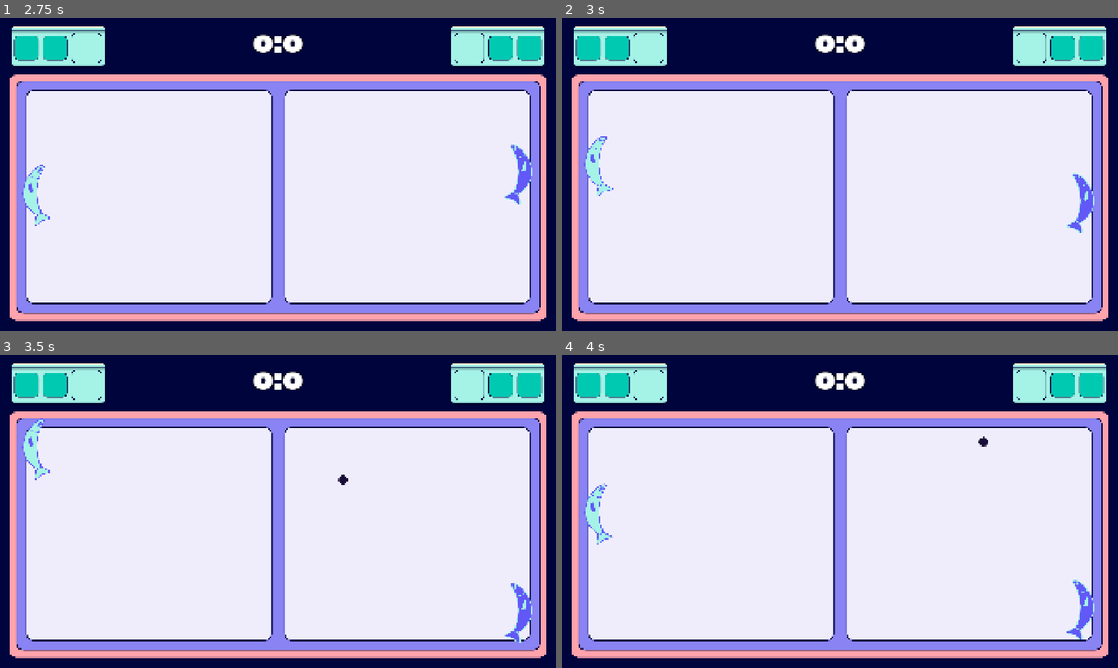
Above: before the commit, frames 1-4 (two rows, left to right).
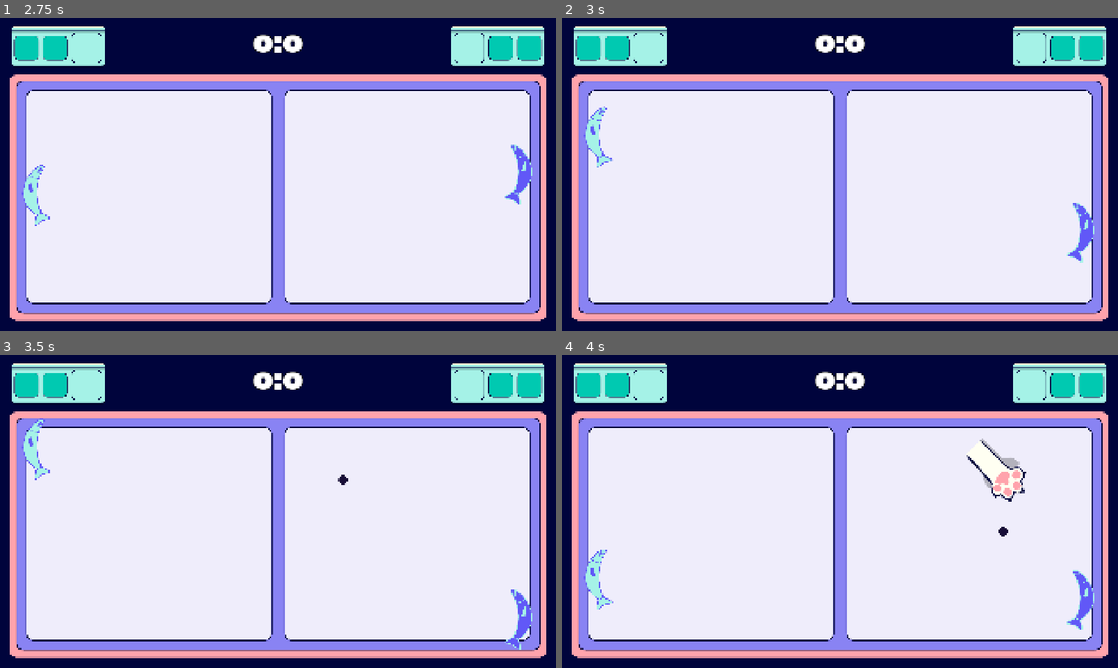
Above: after the commit, the same moments.

Repository: Jurinich/GDSG-WS-semester-project
Game: Godot game, scene res://scenes/main_menu.tscn
The game is run twice, just before and just after one commit, with the same random seed, the same clock (stepped at 60 frames per second) and the same inputs.
Inputs:
- Up to frame 1 (2.75 s): click "Settings" at 0.5 s; click "Back" at 1.25 s; click "Start Game" at 2 s
- Up to frame 2 (3 s): tap Enter at 2.75 s; hold W (upP1) from 2.78 s (still down); hold Down (downP2) from 2.78 s (still down)
- Up to frame 3 (3.5 s): keep holding W (upP1); keep holding Down (downP2)
- Up to frame 4 (4 s): release W (upP1) at 3.53 s; release Down (downP2) at 3.53 s; hold S (downP1) from 3.53 s (still down); tap Up (upP2) at 3.6 s

Frame 1 is identical in both runs. In frame 2, 1.4% of the frame differs, in the area x 3-96%, y 28-79%; in frame 3, 0.4%; in frame 4, 1.8%, in the area x 3-96%, y 26-91%.

Commit message:
kittens are hitting the ball!!! also fix for the paddles, now they are locked on the x axis

Diff:
--- a/gdsg-semester-project-w-2025-/project.godot
+++ b/gdsg-semester-project-w-2025-/project.godot
@@ -8,11 +8,15 @@
 
 config_version=5
 
+[animation]
+
+compatibility/default_parent_skeleton_in_mesh_instance_3d=true
+
 [application]
 
 config/name="GDSGSemesterProjectW2025-"
 run/main_scene="uid://b7uldkmwrx85"
-config/features=PackedStringArray("4.4", "Forward Plus")
+config/features=PackedStringArray("4.6", "Forward Plus")
 config/icon="res://icon.svg"
 
 [autoload]
--- a/gdsg-semester-project-w-2025-/scenes/ball.tscn
+++ b/gdsg-semester-project-w-2025-/scenes/ball.tscn
@@ -6,13 +6,13 @@
 [sub_resource type="CircleShape2D" id="CircleShape2D_cxlvu"]
 radius = 16.0312
 
-[node name="Ball" type="CharacterBody2D"]
+[node name="Ball" type="CharacterBody2D" unique_id=1018465714]
 collision_mask = 14
 script = ExtResource("1_cxlvu")
 
-[node name="Sprite2D" type="Sprite2D" parent="."]
+[node name="Sprite2D" type="Sprite2D" parent="." unique_id=21687957]
 self_modulate = Color(0.0933153, 0.0563395, 0.217105, 1)
 texture = ExtResource("1_7s4qf")
 
-[node name="CollisionShape2D" type="CollisionShape2D" parent="."]
+[node name="CollisionShape2D" type="CollisionShape2D" parent="." unique_id=900141556]
 shape = SubResource("CircleShape2D_cxlvu")
--- a/gdsg-semester-project-w-2025-/scenes/game.tscn
+++ b/gdsg-semester-project-w-2025-/scenes/game.tscn
@@ -10,6 +10,8 @@
 [ext_resource type="Script" uid="uid://c0n866wxrwtu6" path="res://scripts/score_label.gd" id="6_p57ef"]
 [ext_resource type="Texture2D" uid="uid://dyqjkte0byedt" path="res://assets/sprites/Backgrounds/inventory_leftplayer.png" id="6_vtaks"]
 [ext_resource type="Texture2D" uid="uid://dh4qjaud52ho" path="res://assets/sprites/Backgrounds/inventory_rightplayer.png" id="7_kvpfn"]
+[ext_resource type="Script" uid="uid://c0uvs62o1qka0" path="res://scripts/kitten_paw_spawner.gd" id="11_kvpfn"]
+[ext_resource type="PackedScene" uid="uid://cwwdjsm2bpjkx" path="res://scenes/kitten_paw.tscn" id="12_dinhu"]
 
 [sub_resource type="RectangleShape2D" id="RectangleShape2D_yqjtg"]
 
@@ -20,6 +22,12 @@
 size = Vector2(60, 843)
 
 [sub_resource type="QuadMesh" id="QuadMesh_8cj0n"]
+
+[sub_resource type="RectangleShape2D" id="RectangleShape2D_dinhu"]
+size = Vector2(578, 136)
+
+[sub_resource type="RectangleShape2D" id="RectangleShape2D_kvuet"]
+size = Vector2(580, 146)
 
 [node name="Game" type="Node2D" unique_id=73412862]
 
@@ -115,6 +123,12 @@
 mesh = SubResource("QuadMesh_8cj0n")
 texture = ExtResource("1_u5sy4")
 
+[node name="Background2" type="MeshInstance2D" parent="BackgroundLayer" unique_id=1420202630]
+position = Vector2(960, 98.03125)
+scale = Vector2(1920.0001, 195.9375)
+mesh = SubResource("QuadMesh_8cj0n")
+texture = ExtResource("1_u5sy4")
+
 [node name="PlayingField" type="MeshInstance2D" parent="BackgroundLayer" unique_id=343629162]
 position = Vector2(960, 620)
 scale = Vector2(1860, 854)
@@ -126,3 +140,23 @@
 script = ExtResource("3_lnu2h")
 ball_scene = ExtResource("2_yqjtg")
 spawn_position = Vector2(960, 540)
+
+[node name="PawTriggers" type="Node" parent="." unique_id=1290527789]
+
+[node name="Area2D" type="Area2D" parent="PawTriggers" unique_id=1517508622]
+position = Vector2(960, 320)
+
+[node name="CollisionShape2D" type="CollisionShape2D" parent="PawTriggers/Area2D" unique_id=1642479886]
+shape = SubResource("RectangleShape2D_dinhu")
+
+[node name="Area2D2" type="Area2D" parent="PawTriggers" unique_id=1286321607]
+position = Vector2(960, 910)
+
+[node name="CollisionShape2D" type="CollisionShape2D" parent="PawTriggers/Area2D2" unique_id=116776446]
+shape = SubResource("RectangleShape2D_kvuet")
+
+[node name="KittenPawSpawner" type="Node2D" parent="." unique_id=544222303 node_paths=PackedStringArray("triggers")]
+script = ExtResource("11_kvpfn")
+paw_scene = ExtResource("12_dinhu")
+hit_chance = 1.0
+triggers = [NodePath("../PawTriggers/Area2D"), NodePath("../PawTriggers/Area2D2")]
--- /dev/null
+++ b/gdsg-semester-project-w-2025-/scenes/kitten_paw.tscn
@@ -0,0 +1,19 @@
+[gd_scene format=3 uid="uid://cwwdjsm2bpjkx"]
+
+[ext_resource type="Texture2D" uid="uid://o6ur7o25lh2o" path="res://assets/sprites/Kittens/player_kittens/paw.png" id="1_lw55w"]
+[ext_resource type="Script" uid="uid://dp7qf652de1gh" path="res://scripts/kitten_paw.gd" id="1_q3ek6"]
+
+[sub_resource type="CapsuleShape2D" id="CapsuleShape2D_3gecy"]
+radius = 56.0
+height = 136.0
+
+[node name="Area2D" type="Area2D" unique_id=1350999620]
+script = ExtResource("1_q3ek6")
+
+[node name="Sprite2D" type="Sprite2D" parent="." unique_id=104630120]
+texture = ExtResource("1_lw55w")
+offset = Vector2(0, -120)
+
+[node name="CollisionShape2D" type="CollisionShape2D" parent="." unique_id=341917828]
+position = Vector2(2, -151)
+shape = SubResource("CapsuleShape2D_3gecy")
--- a/gdsg-semester-project-w-2025-/scripts/ball.gd
+++ b/gdsg-semester-project-w-2025-/scripts/ball.gd
@@ -1,15 +1,25 @@
+class_name Ball
 extends CharacterBody2D
 
-@export var SPEED: float = 600.0
+@export var BASE_SPEED: float = 600.0
+@export var SPEED_DECAY: float = 300.0
+
+var current_speed: float
 
 func _ready():
+	current_speed = BASE_SPEED
 	launch_ball()
 
 func launch_ball():
+	current_speed = BASE_SPEED
 	var direction = [-1, 1].pick_random()
-	velocity = Vector2(direction, randf_range(-0.5, 0.5)).normalized() * SPEED
+	velocity = Vector2(direction, randf_range(-0.5, 0.5)).normalized() * current_speed
 
 func _physics_process(delta: float) -> void:
+	if current_speed > BASE_SPEED:
+		current_speed = move_toward(current_speed, BASE_SPEED, SPEED_DECAY * delta)
+	velocity = velocity.normalized() * current_speed
+
 	var collision := move_and_collide(velocity * delta)
 	if collision:
 		var collider = collision.get_collider()
@@ -19,4 +29,8 @@
 			velocity = velocity.bounce(normal)
 			if collider is CharacterBody2D:
 				velocity.y += collider.velocity.y * 0.5
-			velocity = velocity.normalized() * SPEED
+			velocity = velocity.normalized() * BASE_SPEED
+
+func paw_hit(new_direction: Vector2, boost_amount: float):
+	velocity = new_direction.normalized()
+	current_speed += boost_amount
--- /dev/null
+++ b/gdsg-semester-project-w-2025-/scripts/kitten_paw.gd
@@ -0,0 +1,104 @@
+extends Area2D
+
+@export var MIN_SWING_SPEED: float = 0.25
+@export var MAX_SWING_SPEED: float = 0.55
+@export var MIN_BOOST_POWER: float = 300.0
+@export var MAX_BOOST_POWER: float = 600.0
+
+@export var RETRACT_SPEED: float = 0.15
+@export var SPRITE_ROTATION_FIX: float = 90.0
+
+var target_ball: CharacterBody2D = null
+var swing_direction: Vector2 = Vector2.ZERO
+var current_boost_power: float = 0.0
+
+var swing_duration: float = 0.0
+var swing_start_time: int = 0
+
+func _ready():
+	body_entered.connect(_on_body_entered)
+
+func attack(ball_ref: CharacterBody2D):
+	target_ball = ball_ref
+
+	var ARENA_TOP_Y = 217.0
+	var ARENA_BOTTOM_Y = 1018.0
+
+	var actual_swing_speed = randf_range(MIN_SWING_SPEED, MAX_SWING_SPEED)
+	swing_duration = actual_swing_speed
+	swing_start_time = Time.get_ticks_msec()
+	var weight = inverse_lerp(MAX_SWING_SPEED, MIN_SWING_SPEED, actual_swing_speed)
+	current_boost_power = lerp(MIN_BOOST_POWER, MAX_BOOST_POWER, weight)
+
+	var is_top_attack = target_ball.global_position.y < 617
+	var hide_y_pos = 0.0
+	if is_top_attack:
+		hide_y_pos = ARENA_TOP_Y - 150
+	else:
+		hide_y_pos = ARENA_BOTTOM_Y + 150
+
+	var spawn_x = target_ball.global_position.x
+	global_position = Vector2(spawn_x, hide_y_pos)
+
+	var future_pos = target_ball.global_position + (target_ball.velocity * actual_swing_speed * 0.9)
+	future_pos.x = clamp(future_pos.x, 150, 1770)
+	future_pos.y = clamp(future_pos.y, ARENA_TOP_Y, ARENA_BOTTOM_Y)
+	var destination = future_pos
+
+	var random_swing = randf() > 0.5
+	var is_spawning_on_right = spawn_x > destination.x
+	var start_deg = 0.0
+	var end_deg = 0.0
+
+	if is_top_attack:
+		if is_spawning_on_right:
+			start_deg = 45 if !random_swing else 135
+			end_deg = 135 if !random_swing else 45
+		else:
+			start_deg = 135 if !random_swing else 45
+			end_deg = 45 if !random_swing else 135
+	else:
+		if is_spawning_on_right:
+			start_deg = -45 if !random_swing else -135
+			end_deg = -135 if !random_swing else -45
+		else:
+			start_deg = -135 if !random_swing else -45
+			end_deg = -45 if !random_swing else -135
+
+	start_deg += SPRITE_ROTATION_FIX
+	end_deg += SPRITE_ROTATION_FIX
+
+	rotation_degrees = start_deg
+	swing_direction = Vector2.from_angle(deg_to_rad(end_deg - SPRITE_ROTATION_FIX))
+
+	var tween = create_tween()
+	tween.set_parallel(true)
+	tween.tween_property(self, "global_position", destination, actual_swing_speed)\
+		.set_trans(Tween.TRANS_CUBIC).set_ease(Tween.EASE_OUT)
+	tween.tween_property(self, "rotation_degrees", end_deg, actual_swing_speed)\
+		.set_trans(Tween.TRANS_QUAD).set_ease(Tween.EASE_OUT)
+
+	tween.chain().tween_property(self, "global_position", Vector2(spawn_x, hide_y_pos), RETRACT_SPEED)\
+		.set_trans(Tween.TRANS_CUBIC).set_ease(Tween.EASE_IN).set_delay(0.1)
+	tween.chain().tween_callback(queue_free)
+
+func _on_body_entered(body):
+	if body == target_ball:
+		var new_dir = swing_direction
+
+		var time_elapsed_sec = (Time.get_ticks_msec() - swing_start_time) / 1000.0
+
+		var effective_power = current_boost_power
+
+		if time_elapsed_sec >= (swing_duration * 0.9):
+			effective_power = current_boost_power * 0.1
+			print("Late Hit! Reduced power.")
+
+		var is_top_attack = global_position.y < 617
+		if is_top_attack:
+			if new_dir.y < 0: new_dir.y = 0.5
+		else:
+			if new_dir.y > 0: new_dir.y = -0.5
+
+		if body.has_method("paw_hit"):
+			body.paw_hit(new_dir, effective_power)
--- /dev/null
+++ b/gdsg-semester-project-w-2025-/scripts/kitten_paw_spawner.gd
@@ -0,0 +1,39 @@
+class_name KittenSpawner
+extends Node
+
+@export_group("Settings")
+@export var paw_scene: PackedScene
+@export_range(0.0, 1.0) var hit_chance: float = 0.2
+
+@export_group("References")
+@export var triggers: Array[Area2D]
+
+func _ready():
+
+	for i in range(triggers.size()):
+		var trigger = triggers[i]
+		if trigger:
+			if !trigger.body_entered.is_connected(_on_trigger_entered):
+				trigger.body_entered.connect(_on_trigger_entered)
+
+func _on_trigger_entered(body):
+	if body is Ball:
+		attempt_kitten_spawn(body)
+
+func attempt_kitten_spawn(target_ball: Ball):
+	var roll = randf()
+	if roll > hit_chance:
+		return
+
+		# max 1 paw
+	if get_tree().get_node_count_in_group("KittenPaws") > 0:
+		return
+
+	call_deferred("spawn_paw", target_ball)
+
+func spawn_paw(target_ball: Ball):
+	if paw_scene:
+		var paw = paw_scene.instantiate()
+		paw.add_to_group("KittenPaws")
+		get_tree().current_scene.add_child(paw)
+		paw.attack(target_ball)
--- a/gdsg-semester-project-w-2025-/scripts/playerMovement.gd
+++ b/gdsg-semester-project-w-2025-/scripts/playerMovement.gd
@@ -1,11 +1,16 @@
 @tool
 extends CharacterBody2D
 
-const SPEED := 500
+const SPEED := 1000
 @export var isP1: bool = false
 @export var paddles: Array[PackedScene]
 
+var fixed_x: float
+
+
 func _ready():
+	fixed_x = global_position.x
+
 	var paddle: CollisionPolygon2D
 	if (isP1):
 		paddle = paddles[GameManager.left_player_paddle].instantiate()
@@ -26,3 +31,4 @@
 		var dir:Vector2=Vector2(0, getYdir())
 		velocity = dir * SPEED
 		move_and_slide()
+		global_position.x = fixed_x
Not shown: 1 places in gdsg-semester-project-w-2025-/scenes/ball.tscn that only renumber resources
Not shown, added: gdsg-semester-project-w-2025-/scripts/kitten_paw.gd.uid
Not shown, added: gdsg-semester-project-w-2025-/scripts/kitten_paw_spawner.gd.uid
